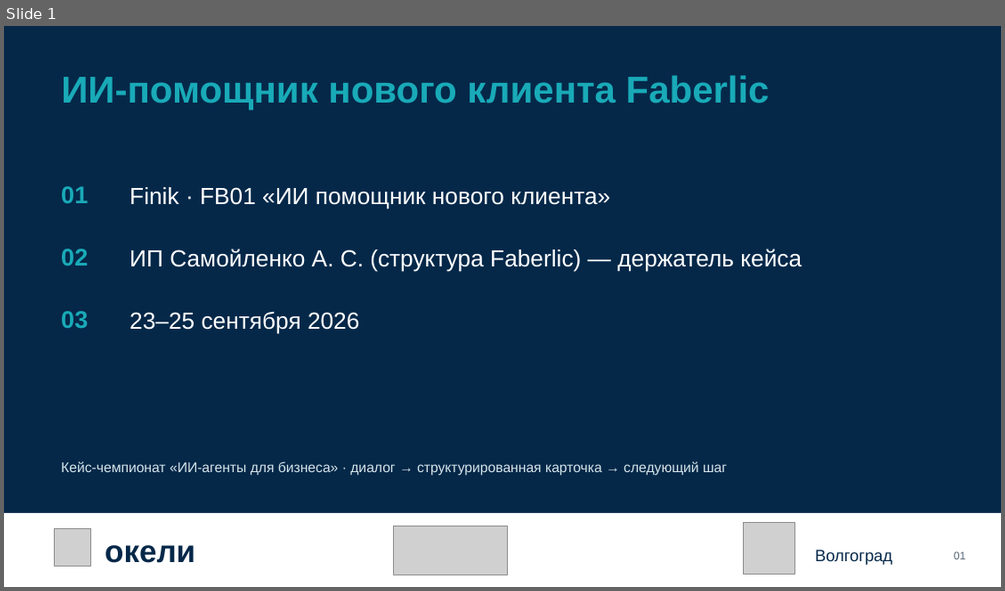
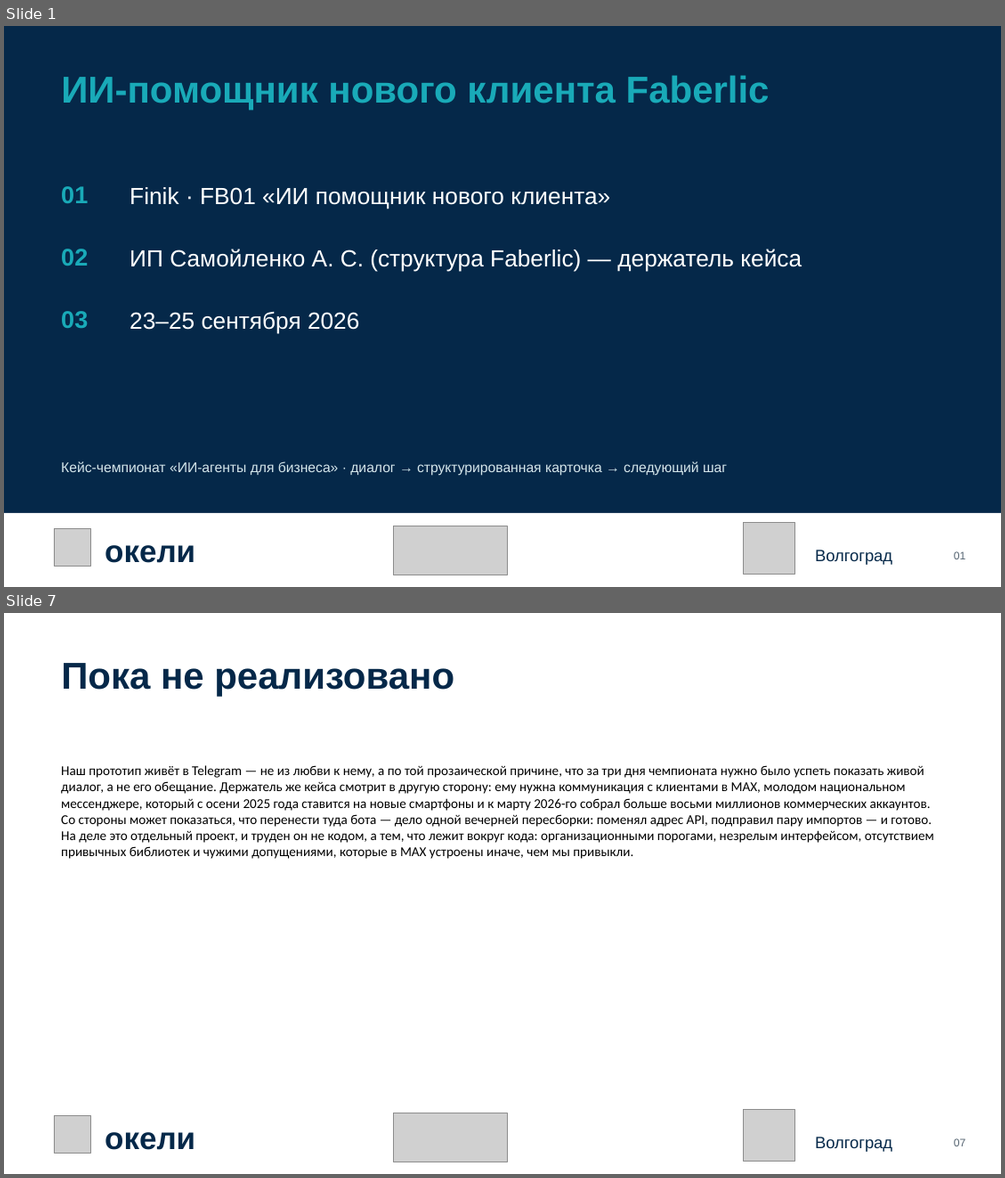
Before and after one commit to KaDyK736/FinikTeam-FB01, a slide deck: Презентация_команды_Finik_FB01.pptx. Shown one above the other, each under a label of ours: slide 1 before the commit, slides 1 and 7 after it; the slides between them are not shown. The pictures are 1005x591 and 1005x1178 pixels, drawn with LibreOffice and Linux fonts; fonts in the diff are those of the drawing; grey boxes stand for pictures. Boxes give left, top, right and bottom in pixels: in the first picture for what was removed or moved away, otherwise in the second. Text is boxed around its words. In the diff, an @@ line names an element or a change of style, - is before the commit and + after.

```diff
--- a/Презентация_команды_Finik_FB01.pptx
+++ b/Презентация_команды_Finik_FB01.pptx
@@ slide 7 added at [4,613,1001,1174], background #FFFFFF @@
@@ text added at [61,663,454,697], 36 pt, text #052849, bold @@
+Пока не реализовано
@@ text added at [61,765,934,859], 13 pt, text #000000 @@
+Наш прототип живёт в Telegram — не из любви к нему, а по той прозаической причине, что за три дня чемпионата нужно было успеть показать живой диалог, а не его обещание. Держатель же кейса смотрит в другую сторону: ему нужна коммуникация с клиентами в MAX, молодом национальном мессенджере, который с осени 2025 года ставится на новые смартфоны и к марту 2026-го собрал больше восьми миллионов коммерческих аккаунтов. Со стороны может показаться, что перенести туда бота — дело одной вечерней пересборки: поменял адрес API, подправил пару импортов — и готово. На деле это отдельный проект, и труден он не кодом, а тем, что лежит вокруг кода: организационными порогами, незрелым интерфейсом, отсутствием привычных библиотек и чужими допущениями, которые в MAX устроены иначе, чем мы привыкли.
@@ picture added at [54,1116,91,1153] @@
@@ picture added at [394,1113,507,1162] @@
@@ picture added at [744,1110,795,1161] @@
@@ text added at [105,1132,195,1150], 30 pt, text #052849, bold @@
+окели
@@ text added at [815,1136,892,1151], 15.8 pt, text #052849 @@
+Волгоград
@@ text added at [954,1138,966,1146], 10.5 pt, text #566572 @@
+07
```
Also in this commit, not shown: 10 slides changed, 7 other slides added, 2 other files.
